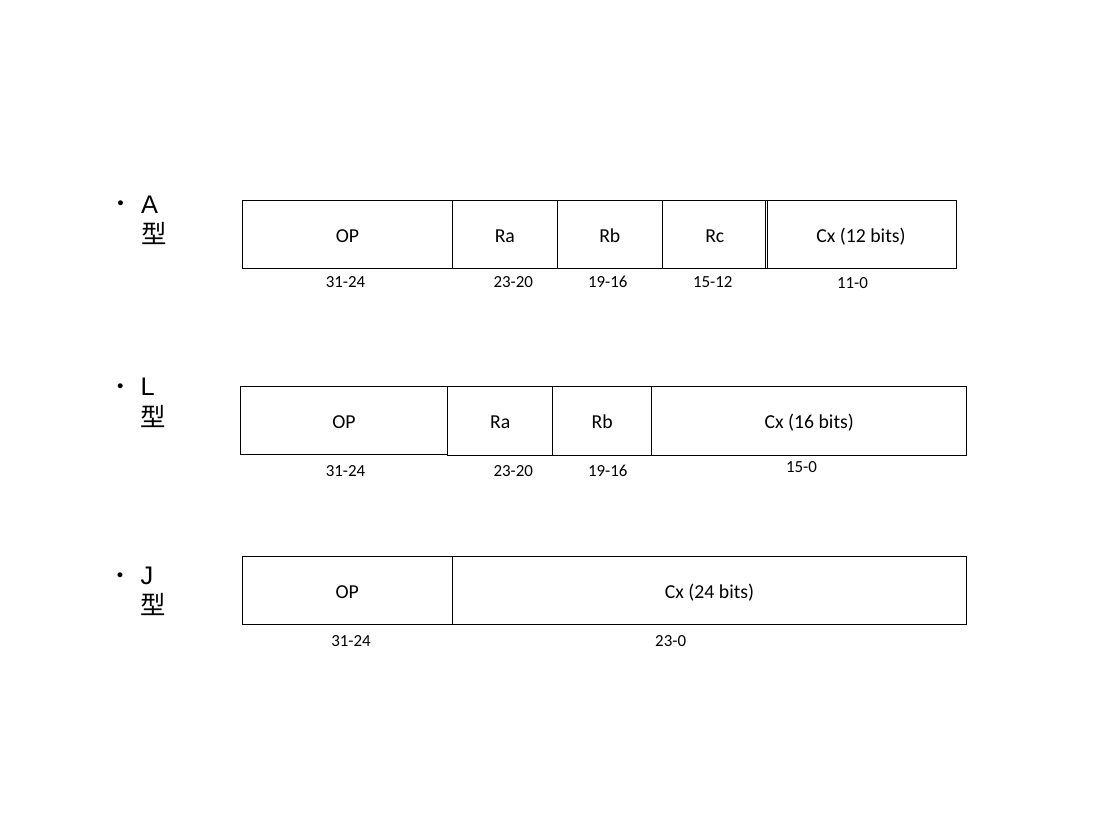
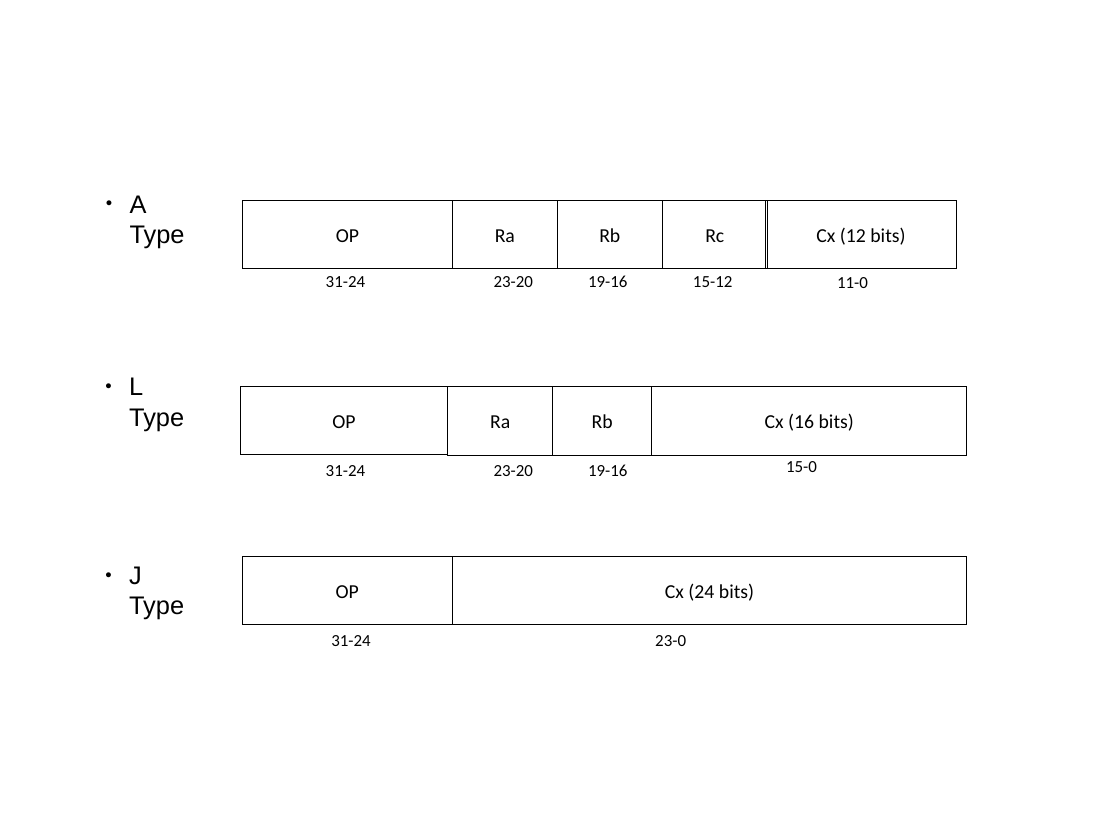
Before and after one commit to Jonathan2251/lbd, a slide deck: slide 2 of Fig/llvmstructure/cpu0_arch.odp. Drawn at 1120x840 pixels with LibreOffice and Linux fonts; fonts in the diff are those of the drawing. Boxes give left, top, right and bottom in pixels: in the first picture for what was removed or moved away, otherwise in the second. Text is boxed around its words. In the diff, an @@ line names an element or a change of style, - is before the commit and + after.

```diff
--- a/Fig/llvmstructure/cpu0_arch.odp
+++ b/Fig/llvmstructure/cpu0_arch.odp
@@ text at (130, 195, 185, 249): text changed @@
-● A 型
+● A Type
@@ text at (129, 377, 184, 431): text changed @@
-● L 型
+● L Type
@@ text at (129, 566, 184, 620): text changed @@
-● J 型
+● J Type
```
Also in this commit, not shown: 20 other files.
